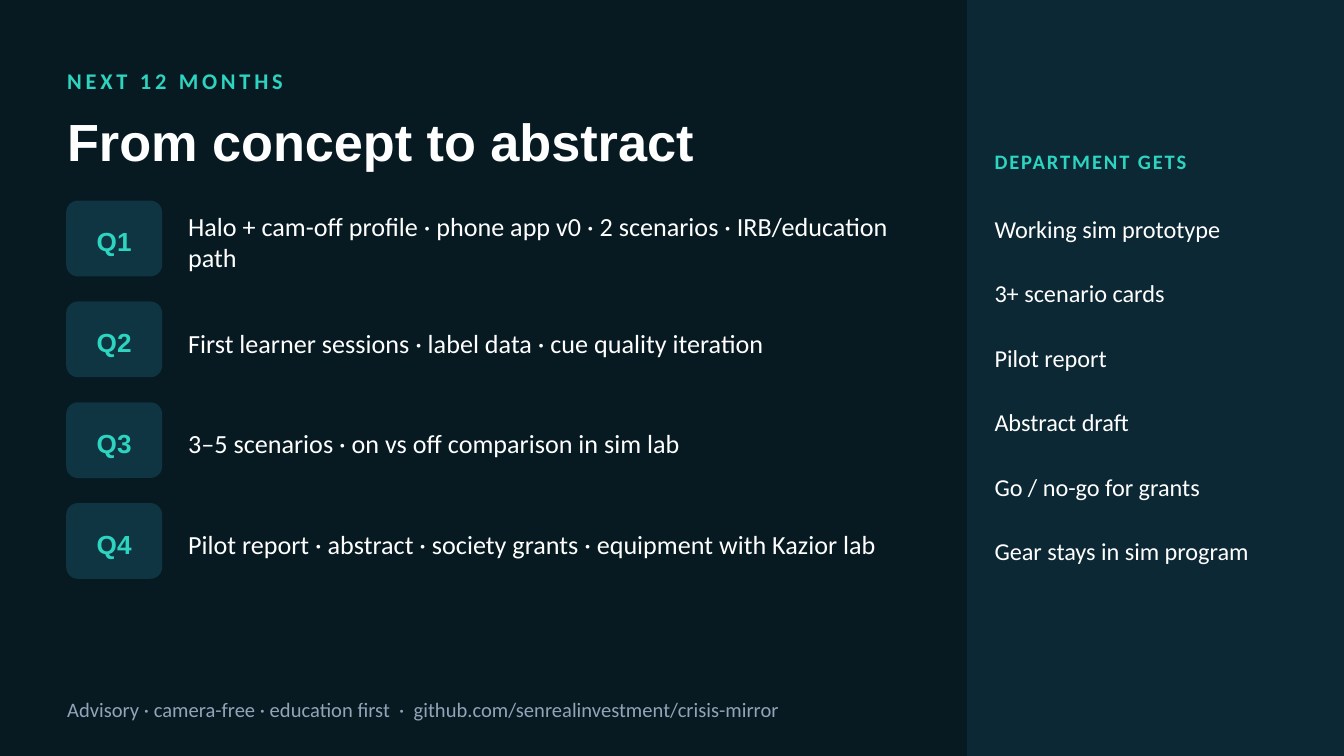
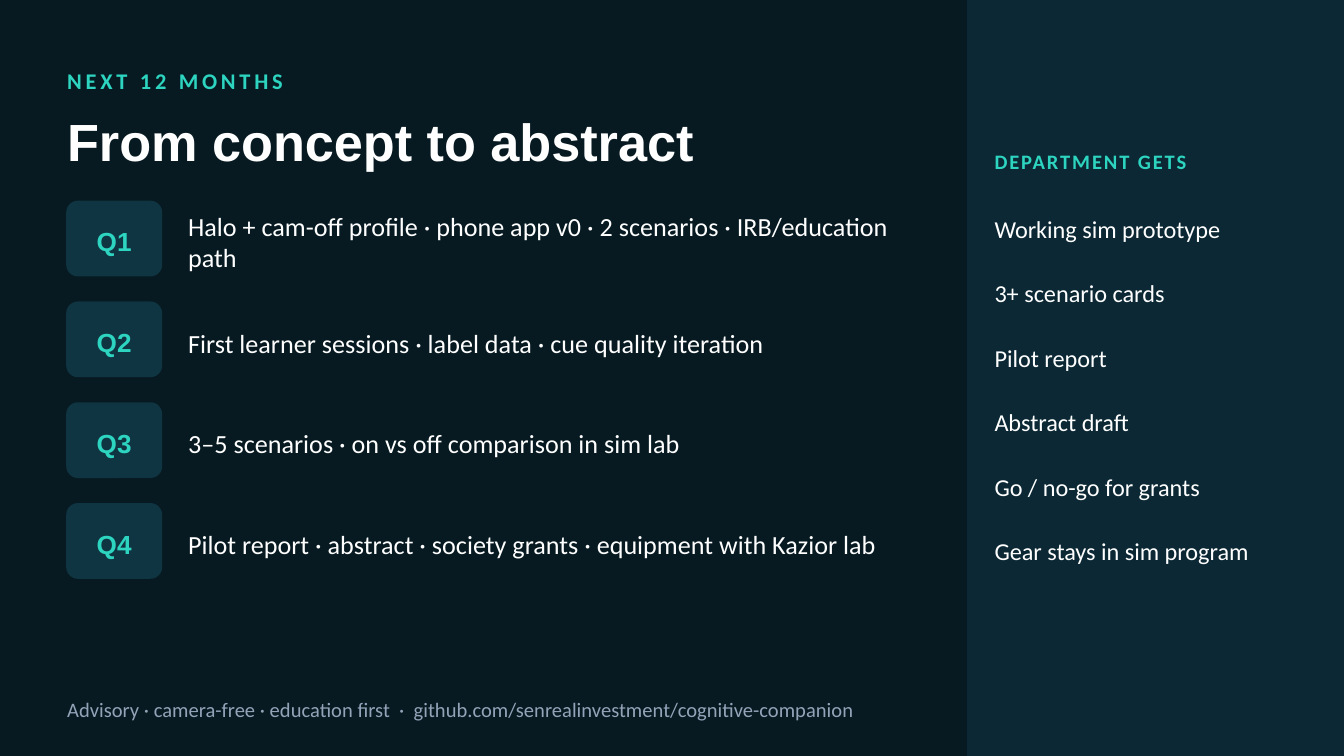
Before and after one commit to senrealinvestment/cognitive-companion, a slide deck: slide 10 of Cognitive-Companion-Presentation.pptx. Drawn at 1344x756 pixels with LibreOffice and Linux fonts; fonts in the diff are those of the drawing. Boxes give left, top, right and bottom in pixels: in the first picture for what was removed or moved away, otherwise in the second. Text is boxed around its words. In the diff, an @@ line names an element or a change of style, - is before the commit and + after.

```diff
--- a/Cognitive-Companion-Presentation.pptx
+++ b/Cognitive-Companion-Presentation.pptx
@@ text at bbox=[67, 703, 853, 721]: text changed @@
-Advisory · camera-free · education first · github.com/senrealinvestment/crisis-mirror
+Advisory · camera-free · education first · github.com/senrealinvestment/cognitive-companion
```
Also in this commit, not shown: 1 other slide changed, 17 other files.
